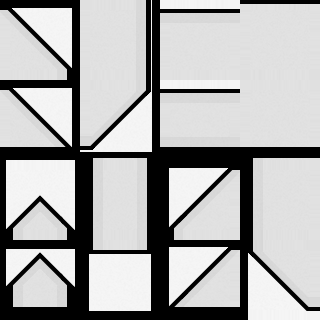
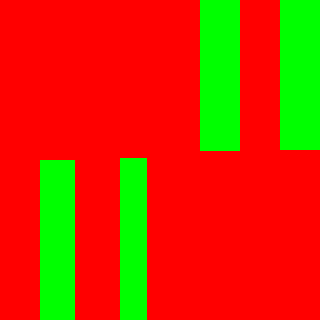
Before/after of a 320×320 layered artwork. What changed in the layer stack:
added layer "레이어 12" above "NoiseOverlay" over [0, 0, 320, 320]
